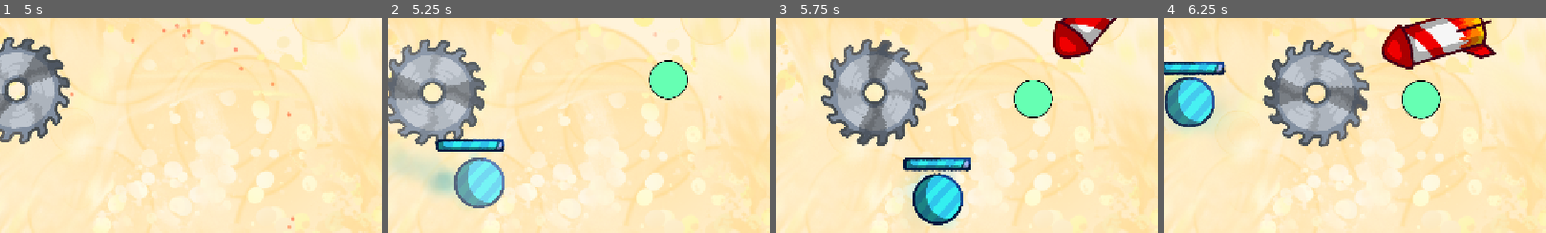
Above: before the commit, frames 1-4 (left to right).
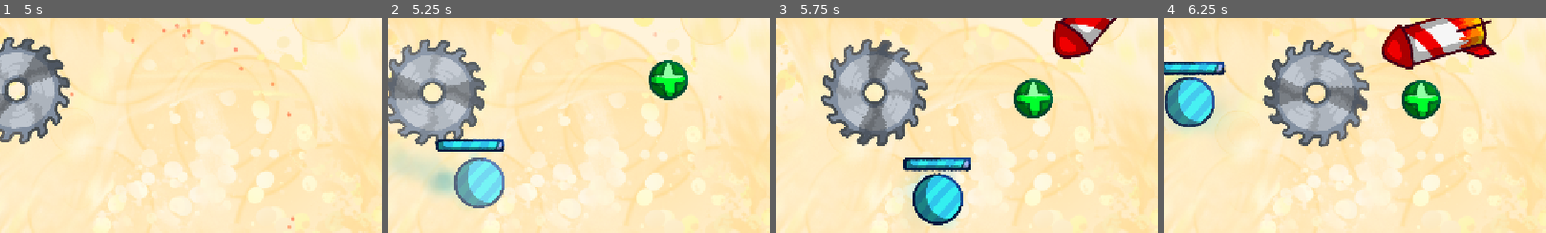
Above: after the commit, the same moments.

Repository: onebobtwobobredbobbluebob/dot-dodge-game
Game: Godot game, scene res://main/main.tscn
The game is run twice, just before and just after one commit, with the same random seed, the same clock (stepped at 60 frames per second) and the same inputs.
Inputs (mouse positions are % of the whole screen's width and height, from its top left):
- Up to frame 1 (5 s): tap Enter at 0.5 s; move the mouse to (72, 45) at 0.52 s; hold Right 0.53-1.28 s; tap Alt at 0.6, 2.1, 3.6 s; click (72, 45) at 0.67 s; move the mouse to (30, 55) at 1.27 s; hold Down 1.28-2.03 s; tap Shift at 1.35, 2.85, 4.35 s; move the mouse to (60, 28) at 2.02 s; hold Right 2.03-2.78 s; move the mouse to (45, 70) at 2.77 s; hold Up 2.78-3.53 s; click (45, 70) at 2.92 s; move the mouse to (80, 65) at 3.52 s; hold Left from 3.53 s (still down); move the mouse to (20, 35) at 4.27 s
- Up to frame 2 (5.25 s): move the mouse to (55, 50) at 5.02 s; release Left at 5.03 s; hold Down from 5.03 s (still down); tap Alt at 5.1 s; click (55, 50) at 5.17 s
- Up to frame 3 (5.75 s): keep holding Down
- Up to frame 4 (6.25 s): move the mouse to (35, 25) at 5.77 s; release Down at 5.78 s; hold Right from 5.78 s (still down); tap Shift at 5.85 s
The pictures show only the part of the screen within x 33-83%, y 8-58%; the shares and areas given below are measured in that part.

Frame 1 is identical in both runs. In frame 2, 1.5% of the frame differs, in the area x 68-79%, y 19-39%; in frame 3, 1.5%; in frame 4, 1.5%.

Commit message:
updated heal item's sprite

Diff:
--- a/enemies/heal.tscn
+++ b/enemies/heal.tscn
@@ -1,11 +1,11 @@
 [gd_scene format=3 uid="uid://bb25hrqjtx7yw"]
 
 [ext_resource type="Script" uid="uid://b58rlqt3q3nrx" path="res://enemies/heal.gd" id="1_f3jf0"]
-[ext_resource type="Texture2D" uid="uid://cs15gi5rpyhj6" path="res://assets/costume2.svg" id="2_4aalh"]
+[ext_resource type="Texture2D" uid="uid://iqap62b78qjg" path="res://assets/heal_big.png" id="2_f3jf0"]
 [ext_resource type="Texture2D" uid="uid://bgnjmqhaewv03" path="res://assets/white_overlay.png" id="3_3kt5j"]
 
 [sub_resource type="CircleShape2D" id="CircleShape2D_d5n2w"]
-radius = 34.234486
+radius = 34.0147
 
 [node name="Heal" type="Area2D" unique_id=776619708]
 script = ExtResource("1_f3jf0")
@@ -13,7 +13,7 @@
 [node name="Sprite2D" type="Sprite2D" parent="." unique_id=1962454380]
 clip_children = 2
 scale = Vector2(0.5, 0.5)
-texture = ExtResource("2_4aalh")
+texture = ExtResource("2_f3jf0")
 
 [node name="Sprite2D" type="Sprite2D" parent="Sprite2D" unique_id=2099814254]
 modulate = Color(1, 1, 1, 0)
Binary file added: assets/heal.png
Not shown, added: assets/heal.png.import
Binary file added: assets/heal_big.png
Not shown, added: assets/heal_big.png.import
Not shown, changed: export_presets.cfg
